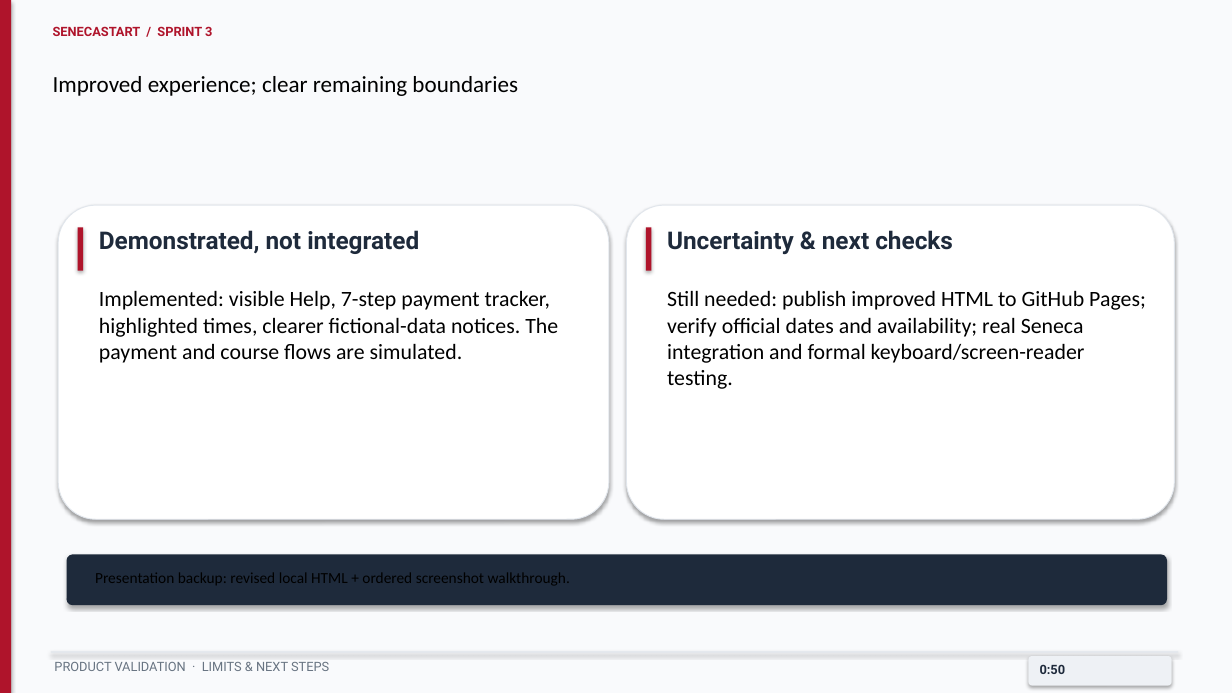
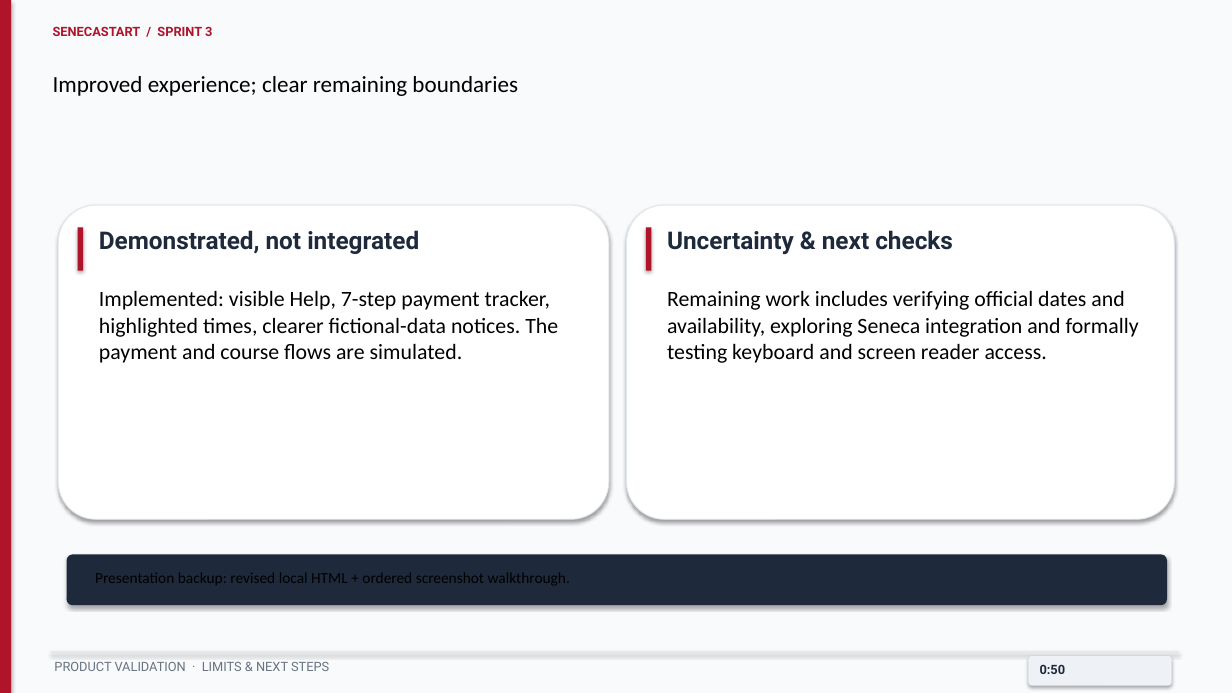
Before and after one commit to brngsilva2-oss/-Centralized-Digital-Onboarding-Platform-for-New-Students-, a slide deck: slide 8 of SenecaStart_Sprint3_Review_With_Sprint4_Handoff_Updated_Owners.pptx. Drawn at 1232x693 pixels with LibreOffice and Linux fonts; fonts in the diff are those of the drawing. Boxes give left, top, right and bottom in pixels: in the first picture for what was removed or moved away, otherwise in the second. Text is boxed around its words. In the diff, an @@ line names an element or a change of style, - is before the commit and + after.

Commit message:
Update Sprint 3 deck for the published demo

```diff
--- a/SenecaStart_Sprint3_Review_With_Sprint4_Handoff_Updated_Owners.pptx
+++ b/SenecaStart_Sprint3_Review_With_Sprint4_Handoff_Updated_Owners.pptx
@@ text at (667, 291, 1139, 363): text changed @@
-Still needed: publish improved HTML to GitHub Pages; verify official dates and availability; real Seneca integration and formal keyboard/screen-reader testing.
+Remaining work includes verifying official dates and availability, exploring Seneca integration and formally testing keyboard and screen reader access.
```
Also in this commit, not shown: 1 other slide changed.
